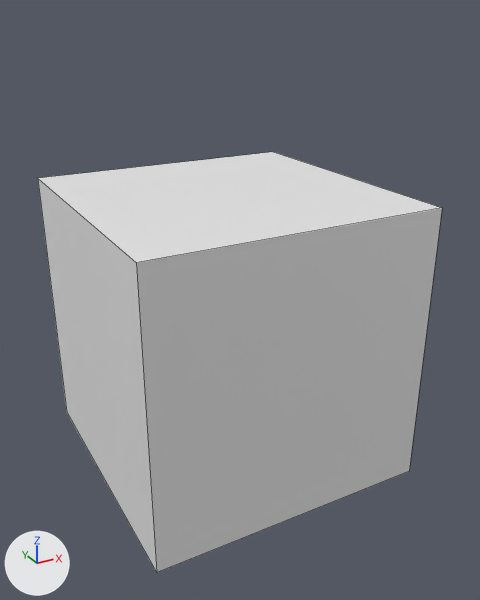
Renders of the Blender file BlenderModels/GasStation/Interior/PromoStands.blend from each side of a commit.
Rendered twice from a 50 mm camera at (-2.02, -3.9, 2.13) aimed at (0.04, -0.15, 0.25). The axes (+X, +Y, +Z) are drawn at lower left. The lights are the same throughout. The older version comes first. Mesh edges are drawn as thin lines.

Names of what the first picture shows: 'PromoStands'.
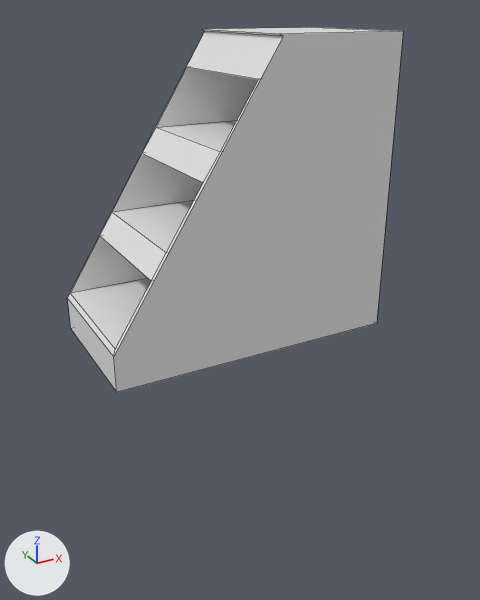
The change in detail:
Object 'PromoStands' (ob_promostands) moves from (0.0, 0.0, 0.0) to (0.0, 0.0, 1.0).
Object 'PromoStands' (ob_promostands) is rescaled from (1.0, 1.0, 1.0) to (1.0, 0.5, 1.0).
Object 'PromoStands' (ob_promostands) gains a BOOLEAN modifier named 'Boolean'.
Modifier setting: object = ob_promostands_001.
Object 'PromoStands' (ob_promostands) gains a BOOLEAN modifier named 'Boolean.001'.
Modifier setting: object = ob_promostands_002.
Object 'PromoStands' (ob_promostands) gains a BOOLEAN modifier named 'Boolean.002'.
Modifier setting: object = ob_promostands_004.
Object 'PromoStands' (ob_promostands) gains a BOOLEAN modifier named 'Boolean.003'.
Modifier setting: object = ob_promostands_003.
Object 'PromoStands' (ob_promostands) gains a BOOLEAN modifier named 'Boolean.004'.
Modifier setting: object = ob_promostands_005.
Object 'PromoStands.001' (ob_promostands_001) is new; it shows me_cube.
Its location is (-0.801, 0.00604, 1.292).
Its rotation in degrees is (0, -57, 0).
Its scale is (1.09, 0.798, 0.403).
It gains a BOOLEAN modifier named 'Boolean'.
It is now shown.
Object 'PromoStands.004' (ob_promostands_004) is new; it shows me_cube.
Its location is (-0.417, 0.00798, 0.47).
Its rotation in degrees is (0, 0, 90).
Its scale is (0.483, 0.65, 0.193).
It is now shown.
Object 'PromoStands.002' (ob_promostands_002) is new; it shows me_cube.
Its location is (-1.041, -0.0449, 1.832).
Its rotation in degrees is (0, -57, 0).
Its scale is (1.09, 0.798, 0.403).
It is now shown.
Object 'PromoStands.003' (ob_promostands_003) is new; it shows me_cube.
Its location is (-0.218, 0.0106, 1.014).
Its rotation in degrees is (0, 0, 90).
Its scale is (0.483, 0.65, 0.193).
It is now shown.
Object 'PromoStands.005' (ob_promostands_005) is new; it shows me_cube.
Its location is (0.215, 0.00236, 1.567).
Its rotation in degrees is (0, 0, 90).
Its scale is (0.483, 0.65, 0.193).
It is now shown.

Where the change shows, as pixel boxes [x1, y1, x2, y2] in the pictures (480 x 600 px):
'PromoStands', moved, rescaled, modifiers changed (17% narrower, 13% shorter): before [38, 152, 442, 572]; after [68, 27, 403, 392]
